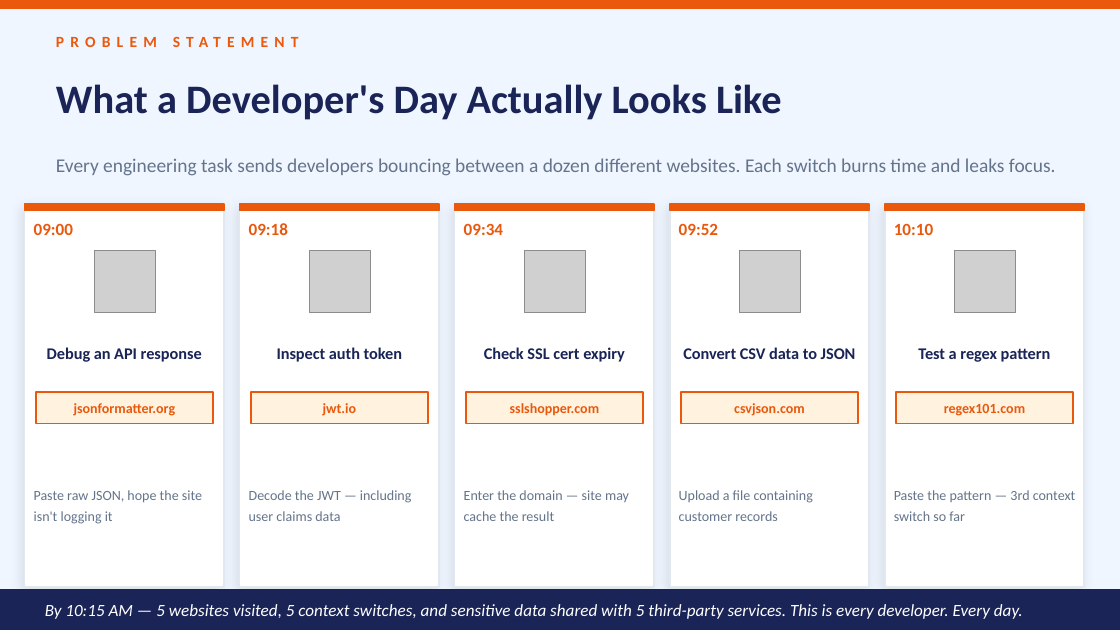
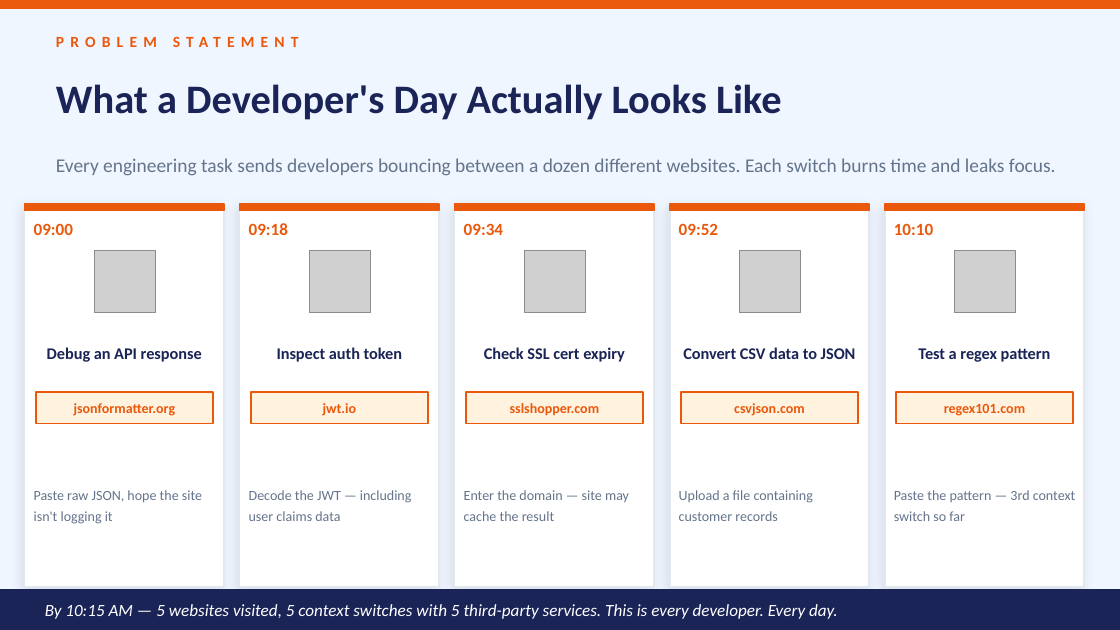
Before and after one commit to rameshbgm/mydevtools, a slide deck: slide 2 of mydevtools_SLT_Presentation_v2.pptx. Drawn at 1120x630 pixels with LibreOffice and Linux fonts; fonts in the diff are those of the drawing; grey boxes stand for pictures. Boxes give left, top, right and bottom in pixels: in the first picture for what was removed or moved away, otherwise in the second. Text is boxed around its words. In the diff, an @@ line names an element or a change of style, - is before the commit and + after.

```diff
--- a/mydevtools_SLT_Presentation_v2.pptx
+++ b/mydevtools_SLT_Presentation_v2.pptx
@@ text at (x1=45, y1=604, x2=838, y2=619): text changed @@
-By 10:15 AM — 5 websites visited, 5 context switches, and sensitive data shared with 5 third-party services. This is every developer. Every day.
+By 10:15 AM — 5 websites visited, 5 context switches with 5 third-party services. This is every developer. Every day.
```
Also in this commit, not shown: 1 other slide changed, 3 slides removed.
